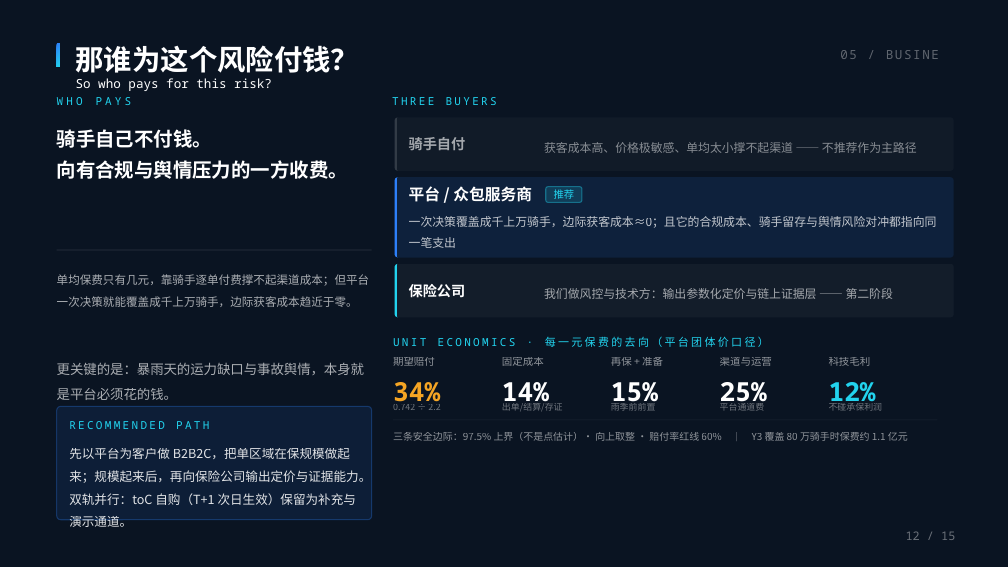
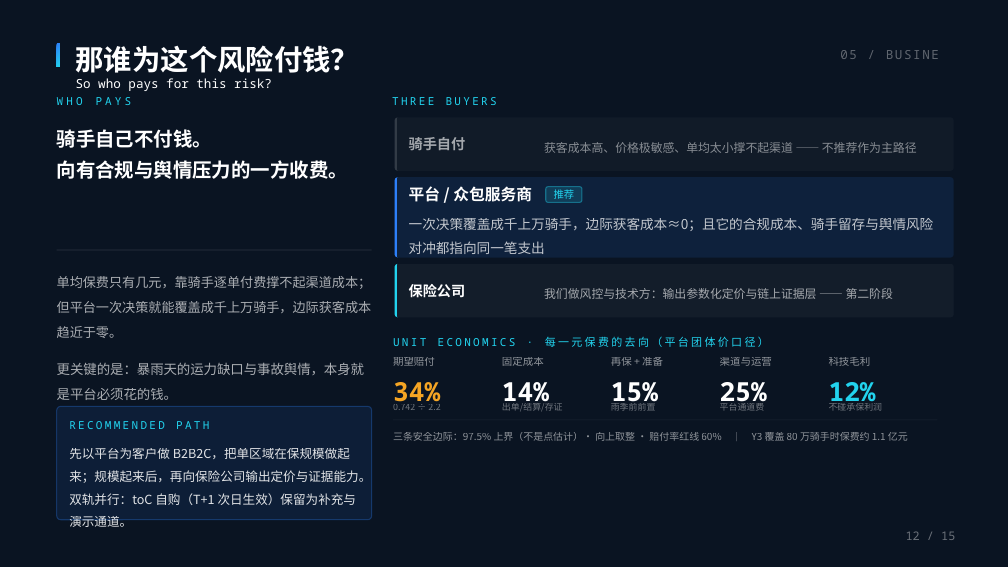
Before and after one commit to BruceLeezh/rainproof-pro, a slide deck: slide 13 of 01-参赛材料/交付物/PPT/神麻组-雨证-路演PPT-精简版-2026-10-30.pptx. Drawn at 1008x567 pixels with LibreOffice and Linux fonts; fonts in the diff are those of the drawing. Boxes give left, top, right and bottom in pixels: in the first picture for what was removed or moved away, otherwise in the second. Text is boxed around its words. In the diff, an @@ line names an element or a change of style, - is before the commit and + after.

```diff
--- a/01-参赛材料/交付物/PPT/神麻组-雨证-路演PPT-精简版-2026-10-30.pptx
+++ b/01-参赛材料/交付物/PPT/神麻组-雨证-路演PPT-精简版-2026-10-30.pptx
@@ text "一次决策覆盖成千上万骑手，边际获客成本≈0；且它的合规成本、骑手留存与舆情风险对冲都指向同一笔支出" at (409, 218, 934, 254): size 11.2 to 13 pt @@
@@ text "单均保费只有几元，靠骑手逐单付费撑不起渠道成本；但平台一次决策就能覆盖成千上万骑手，边际获客成本趋近于零。" at (57, 276, 372, 338): size 11 to 12.5 pt @@
```
Also in this commit, not shown: 8 other slides changed, 10 other files.
